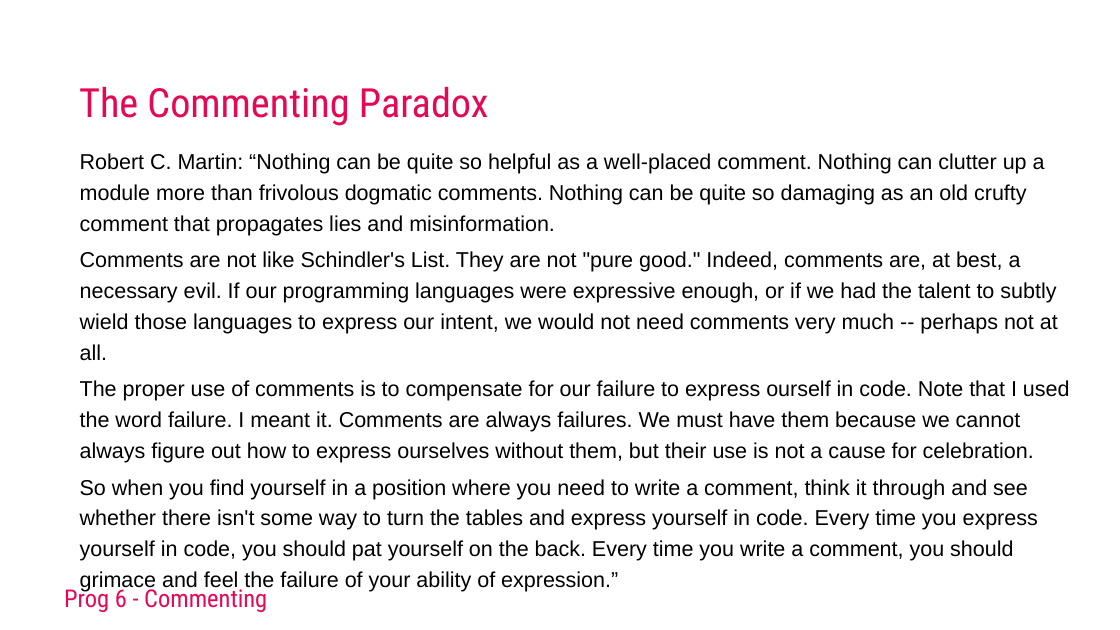
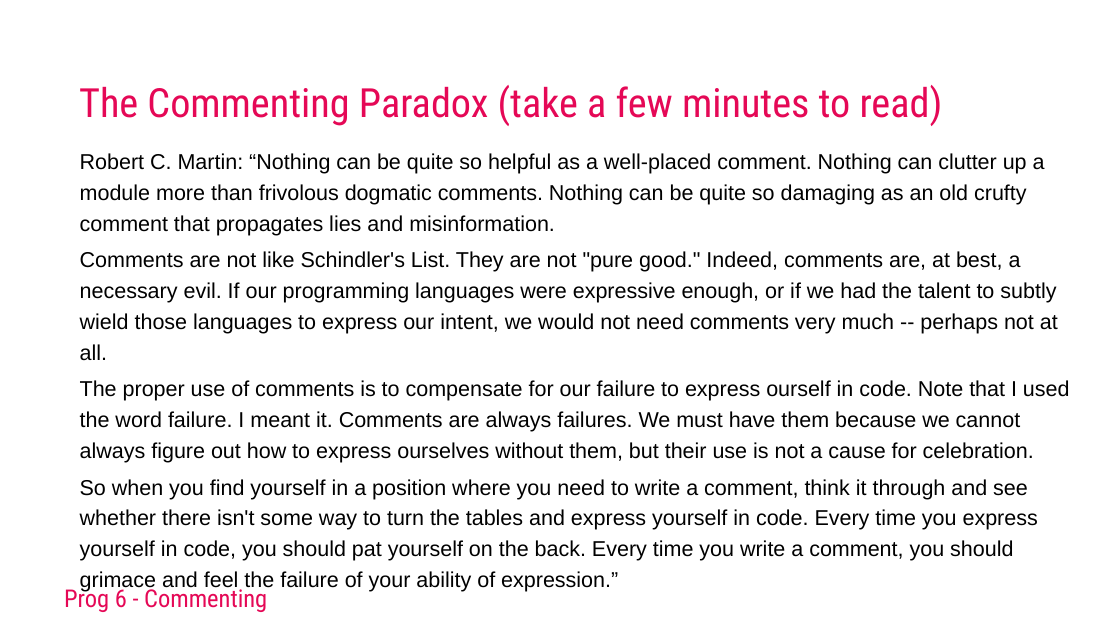
Before and after one commit to AEAEmbedded/ESE_PROG, a slide deck: slide 25 of Workshops/Commenting/Keynotes/Workshop Commenting 2025.pptx. Drawn at 1120x630 pixels with LibreOffice and Linux fonts; fonts in the diff are those of the drawing; background and template pictures are left out. Boxes give left, top, right and bottom in pixels: in the first picture for what was removed or moved away, otherwise in the second. Text is boxed around its words. In the diff, an @@ line names an element or a change of style, - is before the commit and + after.

```diff
--- a/Workshops/Commenting/Keynotes/Workshop Commenting 2025.pptx
+++ b/Workshops/Commenting/Keynotes/Workshop Commenting 2025.pptx
@@ title at (79,85,943,126): text changed @@
-The Commenting Paradox
+The Commenting Paradox (take a few minutes to read)
```
Also in this commit, not shown: 2 other slides changed, 1 slide removed, 9 other files.
